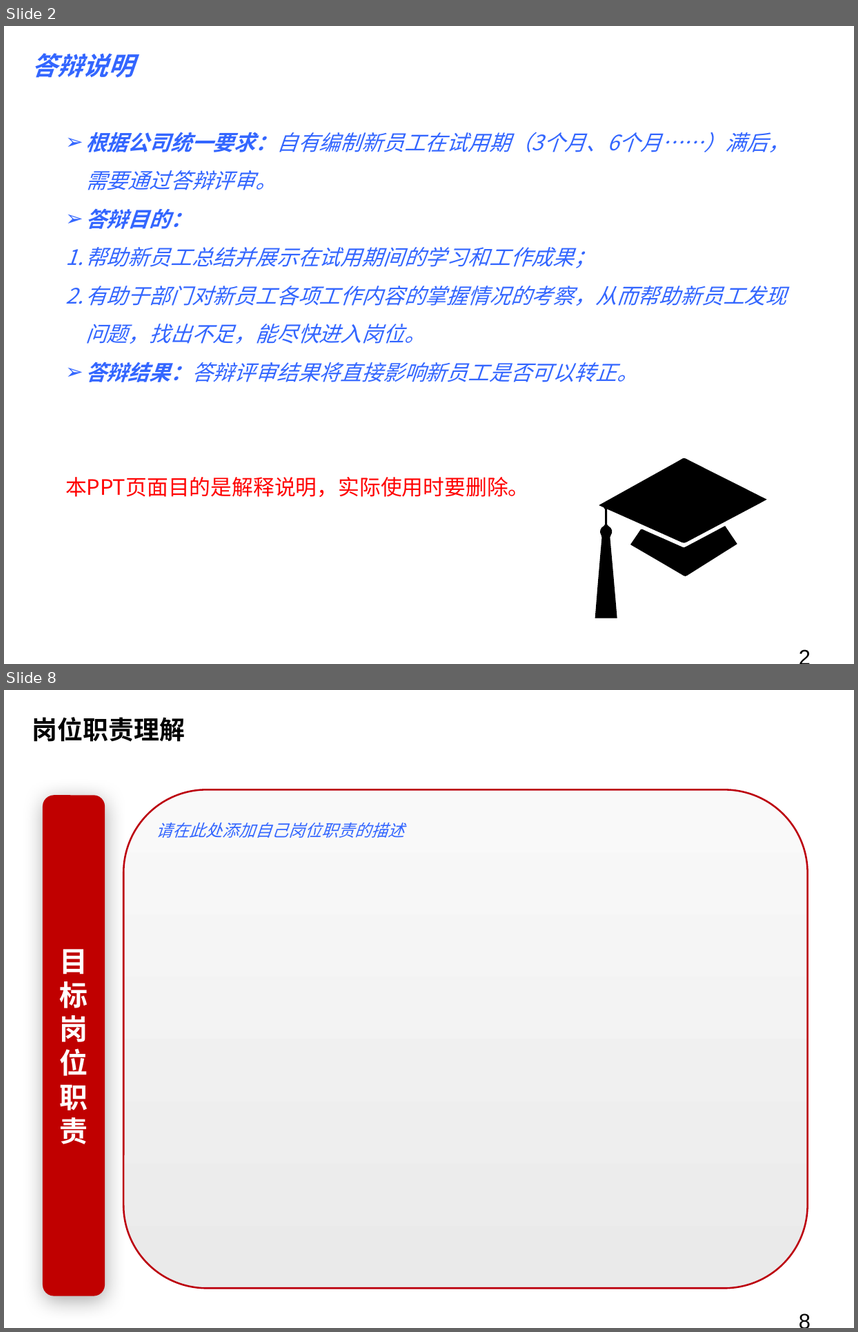
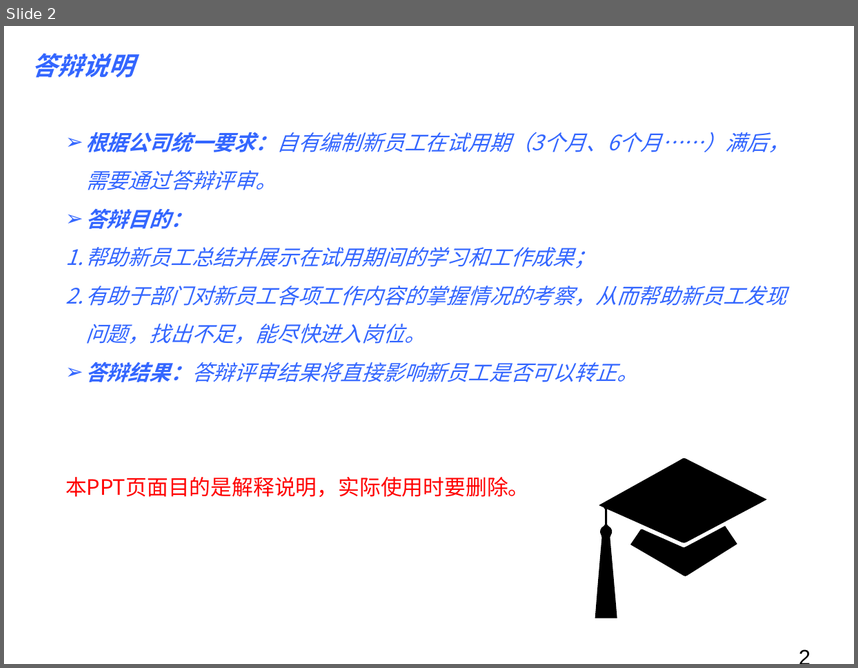
Before and after one commit to donghuizhou/drag-form-new, a slide deck: src/ppt.pptx. Shown one above the other, each under a label of ours: slides 2 and 8 before the commit, slide 2 after it; the slides between them are not shown. The pictures are 858x1332 and 858x668 pixels, drawn with LibreOffice and Linux fonts; fonts in the diff are those of the drawing; background and template pictures are left out. Boxes give left, top, right and bottom in pixels: in the first picture for what was removed or moved away, otherwise in the second. Text is boxed around its words. In the diff, an @@ line names an element or a change of style, - is before the commit and + after.

```diff
--- a/src/ppt.pptx
+++ b/src/ppt.pptx
@@ slide 8 removed at <box>4,690,854,1328</box>, background picture (left out) @@
@@ text removed at <box>32,717,185,742</box> @@
-岗位职责理解
@@ rounded rectangle removed at <box>124,789,808,1288</box> @@
-请在此处添加自己岗位职责的描述
@@ rounded rectangle removed at <box>44,796,103,1294</box> @@
-目标岗位职责
@@ text removed at <box>709,986,806,1017</box> @@
-工作内容3
@@ page number removed at <box>791,1304,846,1317</box> @@
-8
```
Also in this commit, not shown: 16 other slides removed.
